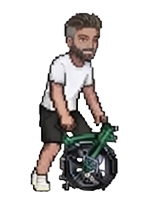
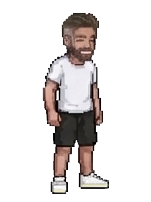
The second w=151, h=202 image is a revision of the first. Changes to its layers:
added layer "Layer 12" above "Layer 11" over left=42, top=12, right=111, bottom=195
hid "Layer 11" over left=30, top=12, right=119, bottom=194